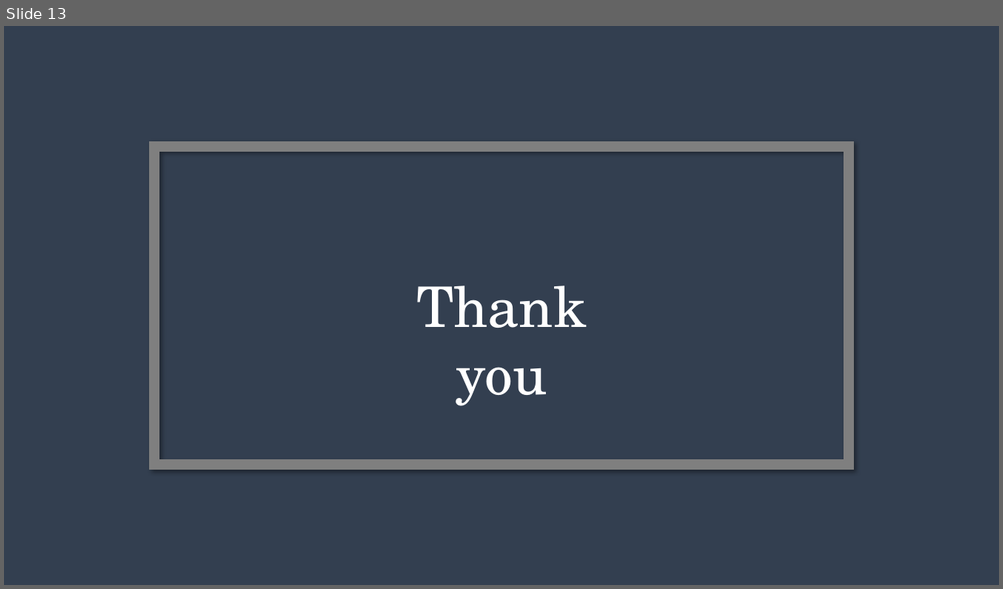
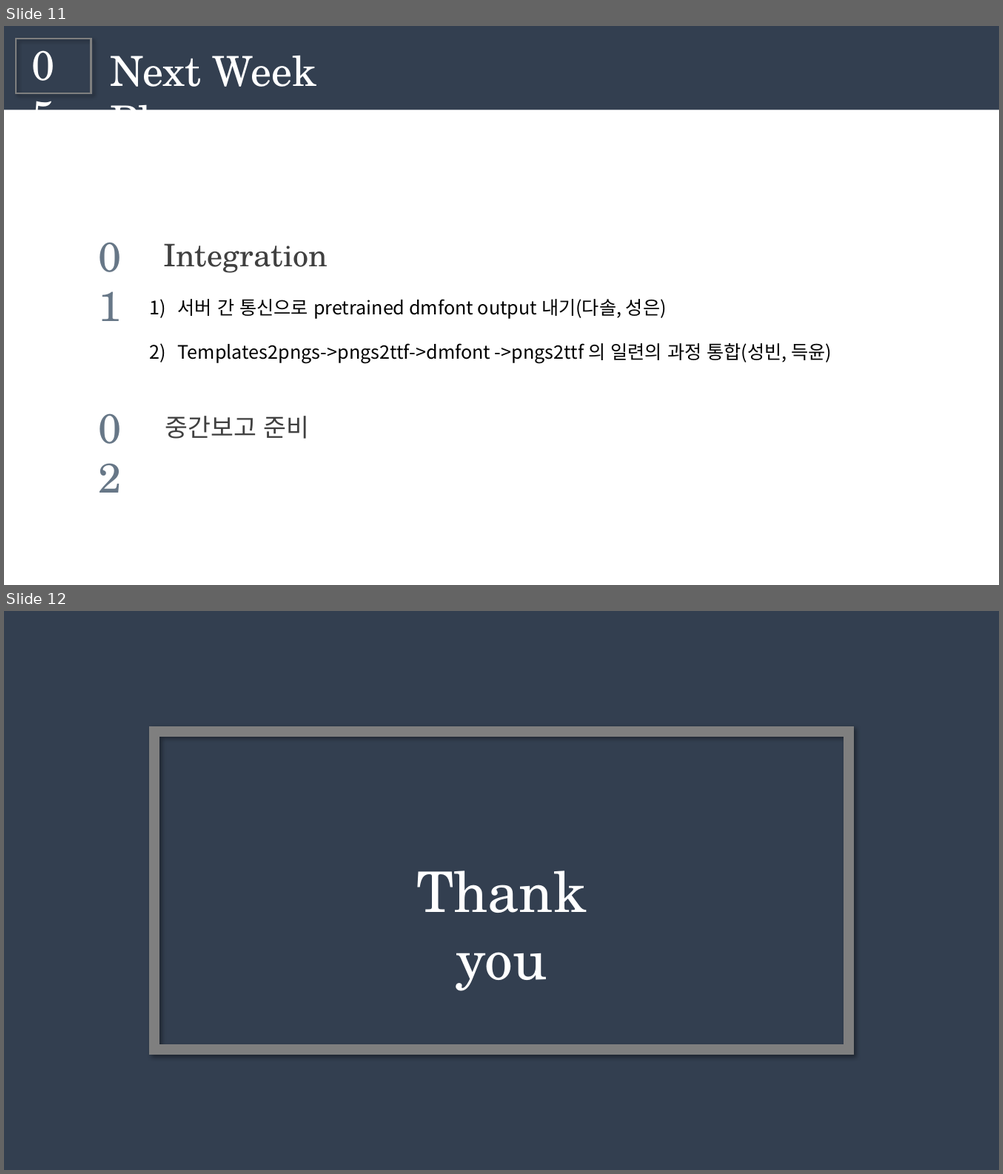
Before and after one commit to dasollee2525/Capstone-project, a slide deck: docs/pptx/weekly progress week3.pptx. Shown one above the other, each under a label of ours: slide 13 before the commit, slides 11 and 12 after it. The pictures are 1003x589 and 1003x1174 pixels, drawn with LibreOffice and Linux fonts; fonts in the diff are those of the drawing. Boxes give left, top, right and bottom in pixels: in the first picture for what was removed or moved away, otherwise in the second. Text is boxed around its words. In the diff, an @@ line names an element or a change of style, - is before the commit and + after.

Commit message:
week3

```diff
--- a/docs/pptx/weekly progress week3.pptx
+++ b/docs/pptx/weekly progress week3.pptx
@@ slide 11 added at [4,26,999,585], background #FFFFFF @@
@@ rectangle added at [4,26,999,110], fill #333F50 @@
@@ rectangle added at [16,39,91,94], outline #7F7F7F 1.5 pt @@
@@ text added at [24,36,82,93], 40 pt, text #FFFFFF @@
+05
@@ text added at [111,55,316,110], 40 pt, text #FFFFFF @@
+Next Week Plan
@@ text added at [91,227,149,285], 40 pt, text #677787 @@
+01
@@ text added at [163,244,327,273], 30 pt, text #404040 @@
+Integration
@@ text added at [178,299,832,364], 18 pt, text #000000 @@
+1) 서버 간 통신으로 pretrained dmfont output 내기(다솔, 성은)
+2) Templates2pngs->pngs2ttf->dmfont ->pngs2ttf 의 일련의 과정 통합(성빈, 득윤)
@@ text added at [91,398,149,456], 40 pt, text #677787 @@
+02
@@ text added at [165,416,310,439], 24 pt, text #404040 @@
+중간보고 준비
@@ what was slide 13 is now slide 12 @@
```
Also in this commit, not shown: 4 slides changed, 2 slides removed.
